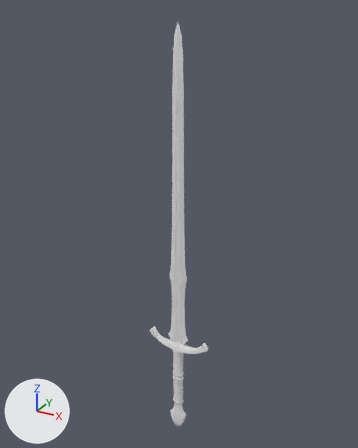
The FBX model resources/artsource/faraam_longsword.fbx: old version first, new version second.
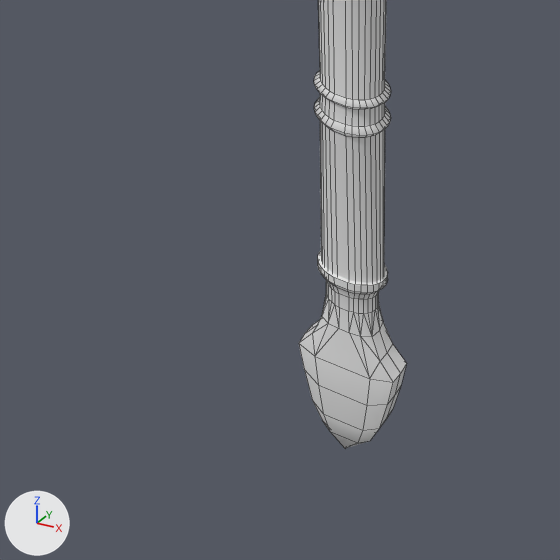
Each version appears first whole from a 50 mm camera at (73.6, -133.1, 119.2) aimed at (-2.1, 4.4, 50.5), and next in a close-up on the part from 35% to 58% of the width and 80% to 99% of the height. The lights are fixed; the arrows at lower left show +X, +Y and +Z. The close-ups show mesh edges as thin lines.

In view in the first close-up: 'mundane_longsword'.
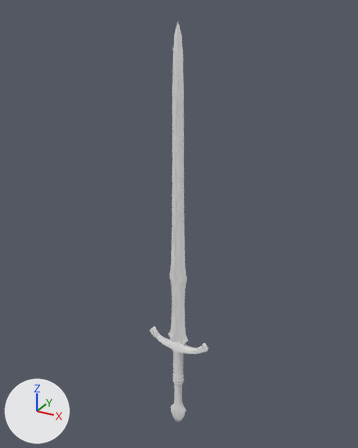
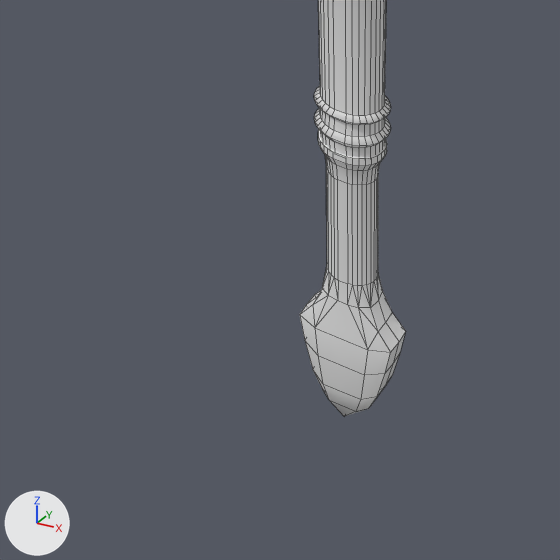
Boxes (x1, y1, x2, y2) around the edits, measured in the close-ups (560 x 560 px; the box of a moved part takes in the faces that stretch with it):
'mundane_longsword', reshaped: before (299, 0, 407, 448); after (300, 0, 406, 416)
part 1 of me_mundane_longsword, moved or reshaped: before (314, 0, 391, 138); after (314, 0, 391, 148)
part 2 of me_mundane_longsword, moved or reshaped: before (299, 281, 407, 405); after (300, 166, 406, 375)
part 3 of me_mundane_longsword, moved or reshaped: before (305, 371, 401, 448); after (305, 341, 400, 416)
part 4 of me_mundane_longsword, moved or reshaped: before (318, 121, 388, 299); after (318, 130, 387, 185)

What the commit changed:
me_mundane_longsword has 954 vertices, 959 faces and spans x -12.0..12.0, y -2.0..2.0, z -36.0..116.0.
me_mundane_longsword is used by ob_mundane_longsword; location (0.0, 0.0, -0.73).
me_mundane_longsword part 1: all 180 vertices in x -2.0..2.0, y -2.0..2.0, z -12.0..-9.0 are moved by (0.0, 0.0, -1.0).
me_mundane_longsword part 2: all 70 vertices in x -3.0..3.0, y -1.0..1.0, z -31.0..-25.0 are moved by (0.0, 0.0, 2.0).
me_mundane_longsword part 3: all 25 vertices in x -2.0..2.0, y -1.0..1.0, z -36.0..-33.0 are moved by (0.0, 0.0, 3.0).
me_mundane_longsword part 4: all 150 vertices in x -2.0..2.0, y -1.0..1.0, z -24.0..-22.0 are moved by (0.0, 0.0, 9.0).
